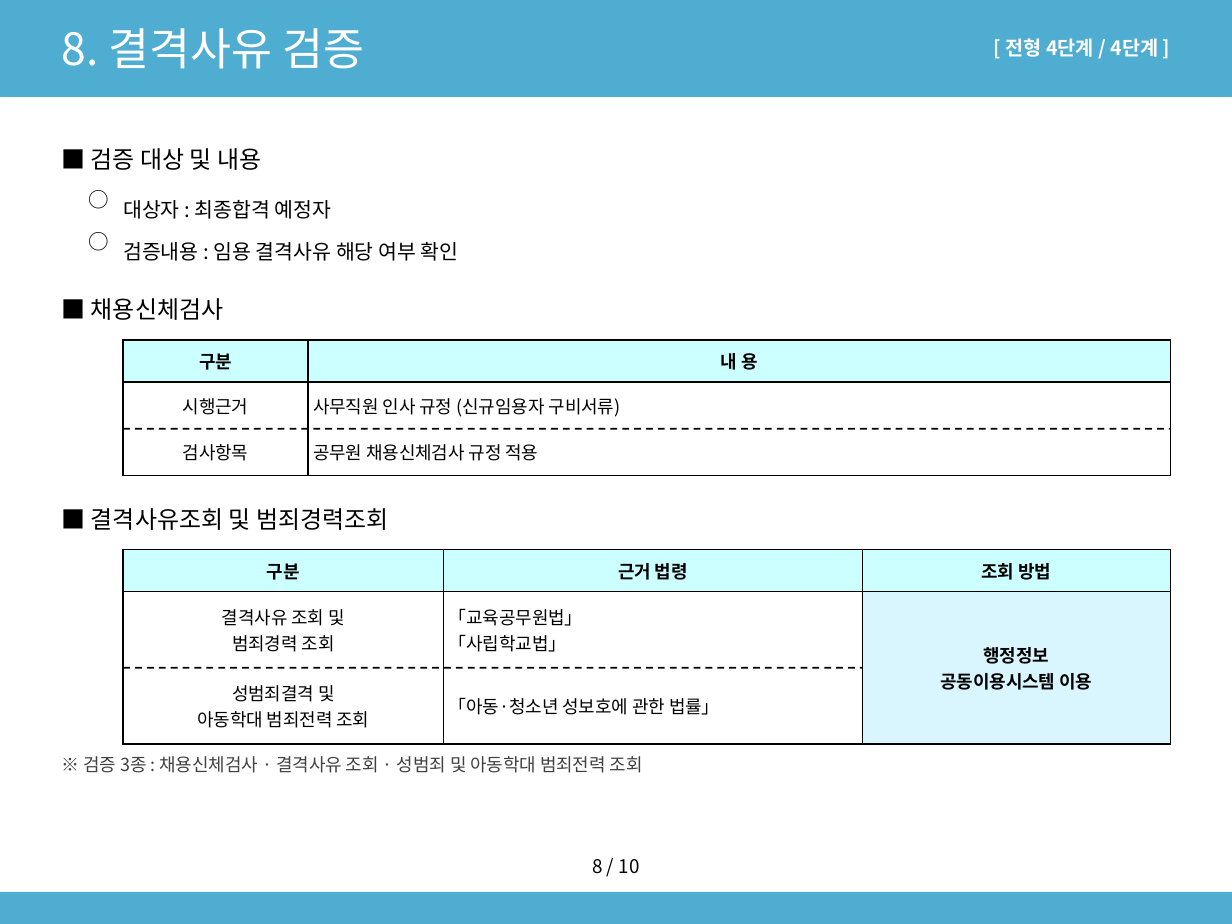
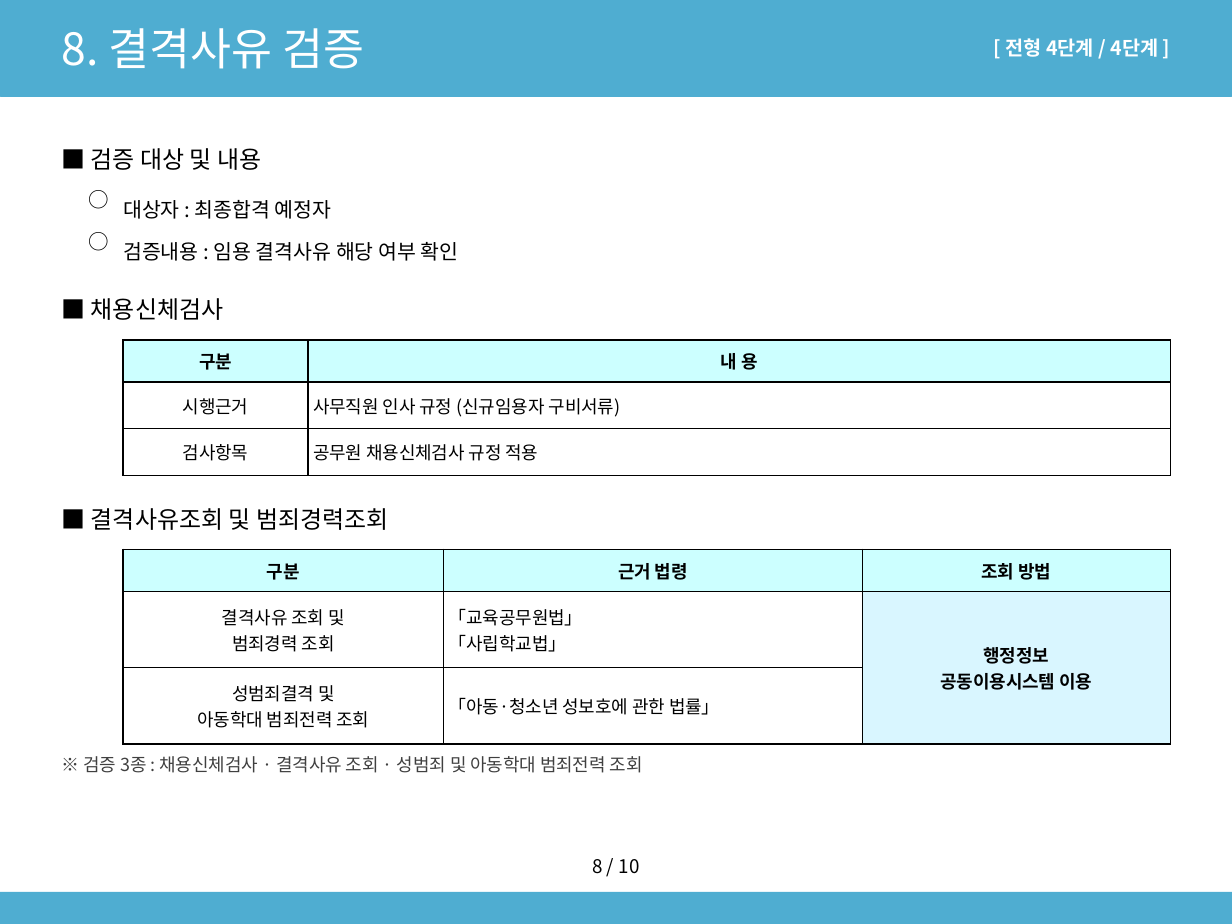
Before and after one commit to sogood459-max/miracle-guy, a slide deck: slide 10 of docs/2027년_사무직원_채용계획안.pptx. Drawn at 1232x924 pixels with LibreOffice and Linux fonts; fonts in the diff are those of the drawing. Boxes give left, top, right and bottom in pixels: in the first picture for what was removed or moved away, otherwise in the second. Text is boxed around its words. In the diff, an @@ line names an element or a change of style, - is before the commit and + after.

```diff
--- a/docs/2027년_사무직원_채용계획안.pptx
+++ b/docs/2027년_사무직원_채용계획안.pptx
@@ table at (123,340,1170,465) @@
@@ borders changed @@
@@ line removed from (123, 429) to (1170, 429) @@
@@ table at (123,549,1170,732) @@
@@ borders changed @@
@@ line removed from (123, 668) to (862, 668) @@
```
Also in this commit, not shown: 6 other slides changed, 1 other file.
